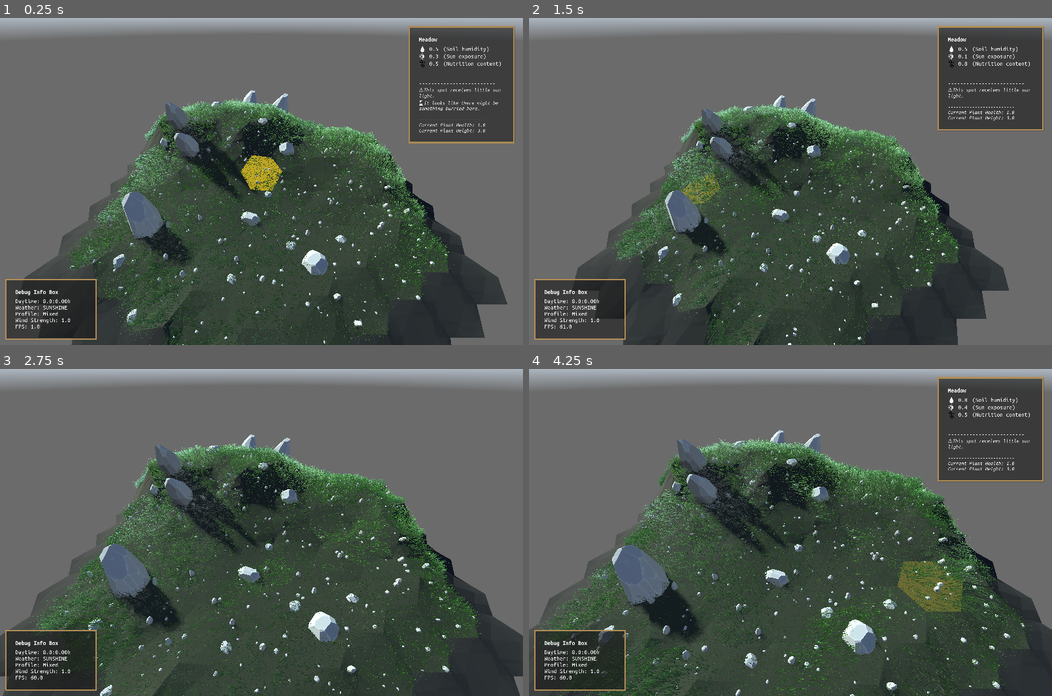
Above: before the commit, frames 1-4 (two rows, left to right).
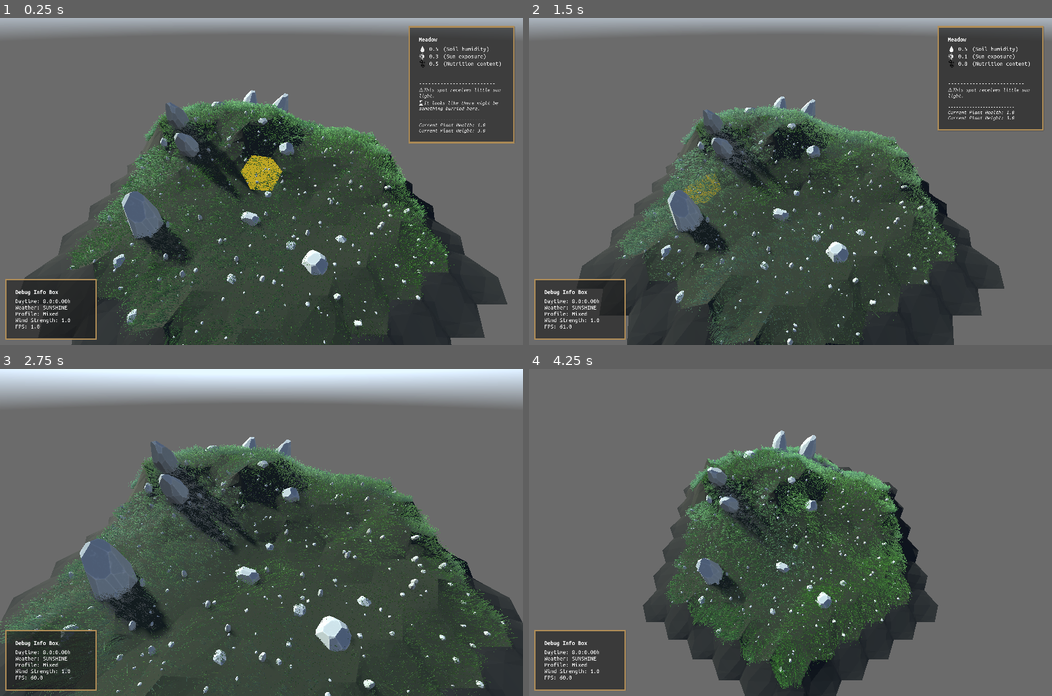
Above: after the commit, the same moments.

Repository: vincentwoelfer/hex
Game: Godot game, scene res://scenes/dev/MapGeneration.tscn
Two runs of this game, one before a commit and one after it. Both use one fixed random seed, a clock stepped at 60 frames per second and the inputs below. A sky picture missing from this copy of the repository is replaced by a grey-blue gradient.
Inputs (mouse positions are in pixels of both pictures, inside the frame that each line leads up to):
- Up to frame 1 (0.25 s): no input
- Up to frame 2 (1.5 s): move the mouse to (905, 165) at 0.52 s; hold Shift (hold_speed_up_time) 0.53-1.28 s; hold 3 (randomize_selected_tile) 0.53-1.28 s; tap Mouse wheel down (zoom_cam_backward) at 0.8, 1.35 s; move the mouse to (685, 197) at 1.27 s
- Up to frame 3 (2.75 s): tap Mouse wheel up (zoom_cam_forward) at 1.55 s; move the mouse to (313, 460) at 2.02 s; hold Shift (hold_speed_up_time) from 2.03 s (still down); hold Mouse wheel up (zoom_cam_forward) from 2.03 s (still down); tap F (rotate_cam_down, bound only after the commit) at 2.3 s
- Up to frame 4 (4.25 s): move the mouse to (764, 597) at 2.77 s; release Mouse wheel up (zoom_cam_forward) at 2.78 s; tap F (rotate_cam_down, bound only after the commit) at 2.85 s; tap R (rotate_cam_up, bound only after the commit) at 3.05 s; move the mouse to (947, 581) at 3.52 s; release Shift (hold_speed_up_time) at 3.53 s; hold R (rotate_cam_up, bound only after the commit) from 3.53 s (still down); tap 3 (randomize_selected_tile) at 3.8 s

The runs differ from the first frame. In frame 1, 0.5% of the frame differs, in the area x 16-86%, y 24-100%; in frame 2, 11%; in frame 3, 28%; in frame 4, 49%, in the area x 0-100%, y 0-100%.

Commit message:
Add cam up/down, add grass wetness

Diff:
--- a/assets/shaders/spatial/grass.gdshader
+++ b/assets/shaders/spatial/grass.gdshader
@@ -105,7 +105,7 @@
 	// Z should have no effect since grass is flat
 	vec3 vertex_model = VERTEX; // Vertex in model space before any rotations are applied
 
-	// --- Player crushing grass ---
+	// --- Player crushing grass --- -> DISABLED For now
 	// crushed_factor = 1 -> on player, max crushed
 	// float player_distance = length(global_player_position.xz - NODE_POSITION_WORLD.xz);
 	// float crushed_factor = clamp(1.0 - player_distance*player_distance*0.5, 0.0, 1.0);
@@ -195,9 +195,20 @@
 
 	// Color becomes more uniform as distance increases
 	ALBEDO = mix(mix(base_color, tip_color, 0.5)*0.5, ALBEDO, fog_factor);
+	// wetness
+	ALBEDO = mix(ALBEDO, ALBEDO * vec3(0.8), global_world_wetness);
 
 	//AO = mix(0.1, 1.0, height_factor*height_factor); // Note: This looks better but is only visible when shadows are enabled!
-	ROUGHNESS = mix(1.0, 0.3, ease_out_quartic(height_factor));
+
+	// --- ROUGHNESS ---
+	// float roughness_dry = mix(1.0, 0.5, ease_out_quartic(height_factor));
+	// float roughness_wet = mix(0.5, 0.5, ease_out_quartic(height_factor));
+	// ROUGHNESS = mix(roughness_dry, roughness_wet, global_world_wetness);
+	ROUGHNESS = mix(1.0, 0.5, ease_out_quartic(height_factor));
+
+	// --- SPECULAR ---
+	SPECULAR = mix (0.6, 0.9, global_world_wetness);
+
 	ANISOTROPY = 0.85;
 
 	// TODO
--- a/project.godot
+++ b/project.godot
@@ -81,6 +81,16 @@
 "events": [Object(InputEventKey,"resource_local_to_scene":false,"resource_name":"","device":-1,"window_id":0,"alt_press …(192 unchanged characters)…
 ]
 }
+rotate_cam_up={
+"deadzone": 0.5,
+"events": [Object(InputEventKey,"resource_local_to_scene":false,"resource_name":"","device":-1,"window_id":0,"alt_pressed":false,"shift_pressed":false,"ctrl_pressed":false,"meta_pressed":false,"pressed":false,"keycode":0,"physical_keycode":82,"key_label":0,"unicode":114,"location":0,"echo":false,"script":null)
+]
+}
+rotate_cam_down={
+"deadzone": 0.5,
+"events": [Object(InputEventKey,"resource_local_to_scene":false,"resource_name":"","device":-1,"window_id":0,"alt_pressed":false,"shift_pressed":false,"ctrl_pressed":false,"meta_pressed":false,"pressed":false,"keycode":0,"physical_keycode":70,"key_label":0,"unicode":102,"location":0,"echo":false,"script":null)
+]
+}
 zoom_cam_forward={
 "deadzone": 0.5,
 "events": [Object(InputEventMouseButton,"resource_local_to_scene":false,"resource_name":"","device":-1,"window_id":0,"a …(253 unchanged characters)…
--- a/scenes/dev/MapGeneration.tscn
+++ b/scenes/dev/MapGeneration.tscn
@@ -8,7 +8,6 @@
 [ext_resource type="PackedScene" uid="uid://i5fes5afbict" path="res://scenes/ui/TooltipPanel.tscn" id="7_molft"]
 [ext_resource type="Script" path="res://src/control-nodes/WorldLightControl.gd" id="8_4pj04"]
 [ext_resource type="PackedScene" uid="uid://b3ol067ntho4v" path="res://scenes/ui/DebugInfoPanel.tscn" id="9_1vbi7"]
-[ext_resource type="Resource" uid="uid://byof4re5jhhyy" path="res://config/weather/MixedWeatherProfile.tres" id="9_mn0qr"]
 [ext_resource type="Script" path="res://src/control-nodes/WorldTimeManager.gd" id="9_pfdia"]
 [ext_resource type="PackedScene" uid="uid://gefdglv0vl5e" path="res://scenes/control-nodes/WeatherControl.tscn" id="9_ukl4i"]
 [ext_resource type="PackedScene" uid="uid://dfndyapevvb2g" path="res://dev-utility/USE_THIS_HexConstantsModifier.tscn" id="12_e2267"]
@@ -62,7 +61,6 @@
 
 [node name="WeatherControl" parent="." instance=ExtResource("9_ukl4i")]
 unique_name_in_owner = true
-weather_profile = ExtResource("9_mn0qr")
 
 [node name="WorldTimeManager" type="Node" parent="."]
 unique_name_in_owner = true
--- a/src/CameraController.gd
+++ b/src/CameraController.gd
@@ -5,6 +5,8 @@
 # Export parameters
 var horizontalDistance: float = 6.0
 var height: float = 5.0
+var height_min: float = 1.5
+var height_max: float = 13.0
 var currZoom: float = 5.0
 var zoomTarget: float = currZoom
 # higher value = further away
@@ -19,7 +21,7 @@
 
 var speed: float = 14
 var rotationLerpSpeed: float = 7.0
-var lerpSpeed: float = 8.0 # almost instant
+var lerpSpeed: float = 8.5 # almost instant, otherwise camera control feels sluggish
 
 # Called when the node enters the scene tree for the first time.
 func _ready() -> void:
@@ -29,17 +31,29 @@
 	actual_curr_rotation = compute_target_forward_angle(orientation)
 
 func _input(event: InputEvent) -> void:
+	# Rotate
 	if event.is_action_pressed("rotate_cam_left"):
 		orientation = (orientation + 6 - 1) % 6
 	if event.is_action_pressed("rotate_cam_right"):
 		orientation = (orientation + 6 + 1) % 6
 
 	# Zoom
+	var zoom_speed := 0.3
 	if Input.is_action_pressed("zoom_cam_forward"):
-		zoomTarget -= 0.25
+		zoomTarget -= zoom_speed
 	if Input.is_action_pressed("zoom_cam_backward"):
-		zoomTarget += 0.25
+		zoomTarget += zoom_speed
 	zoomTarget = clampf(zoomTarget, zoom_min, zoom_max)
+
+func updateContinuousInputs(delta: float) -> void:
+	# Up / Down
+	var height_speed := 9.0
+	if Input.is_action_pressed("rotate_cam_up"):
+		height += height_speed * delta
+	if Input.is_action_pressed("rotate_cam_down"):
+		height -= height_speed * delta
+	height = clampf(height, height_min, height_max)
+
 
 func getInputVec() -> Vector3:
 	var inputDir := Vector3.ZERO
@@ -54,28 +68,10 @@
 	return inputDir.normalized()
 
 
-func raycast_into_world() -> Dictionary:
-	var mouse_pos := get_viewport().get_mouse_position()
-	var ray_origin: Vector3 = self.project_ray_origin(mouse_pos)
-	var ray_direction: Vector3 = self.project_ray_normal(mouse_pos)
-
-	var ray_query := PhysicsRayQueryParameters3D.create(ray_origin, ray_origin + ray_direction * 1000.0)
-	ray_query.collide_with_areas = true
-
-	var space_state := get_world_3d().direct_space_state
-	var result := space_state.intersect_ray(ray_query)
-	return result
-
-
-func compute_target_forward_angle(orientation_: float) -> float:
-	# Default Orientation = 1 -> Forward = -Z , this is archived with 90° into sin/cos
-	# Thats why we subtract 90°
-	var target_forward_angle := deg_to_rad((60.0 * orientation_ + 30.0) - 90.0) # Actually forward
-	return target_forward_angle
-
-
 # Called every frame. 'delta' is the elapsed time since the previous frame.
 func _process(delta: float) -> void:
+	updateContinuousInputs(delta)
+
 	currZoom = lerpf(currZoom, zoomTarget, rotationLerpSpeed * delta)
 
 	var target_forward_angle := compute_target_forward_angle(orientation)
@@ -125,3 +121,23 @@
 
 	debugSphere.mesh = DebugShapes3D.create_sphere(r, Color.RED)
 	debugSphere.global_transform.origin = location
+
+
+func raycast_into_world() -> Dictionary:
+	var mouse_pos := get_viewport().get_mouse_position()
+	var ray_origin: Vector3 = self.project_ray_origin(mouse_pos)
+	var ray_direction: Vector3 = self.project_ray_normal(mouse_pos)
+
+	var ray_query := PhysicsRayQueryParameters3D.create(ray_origin, ray_origin + ray_direction * 1000.0)
+	ray_query.collide_with_areas = true
+
+	var space_state := get_world_3d().direct_space_state
+	var result := space_state.intersect_ray(ray_query)
+	return result
+
+
+func compute_target_forward_angle(orientation_: float) -> float:
+	# Default Orientation = 1 -> Forward = -Z , this is archived with 90° into sin/cos
+	# Thats why we subtract 90°
+	var target_forward_angle := deg_to_rad((60.0 * orientation_ + 30.0) - 90.0) # Actually forward
+	return target_forward_angle
--- a/src/autoload/EventBus.gd
+++ b/src/autoload/EventBus.gd
@@ -29,6 +29,8 @@
 signal Signal_TriggerWeatherChange() # Manual trigger for debugging, not intended for broadcasting
 signal Signal_WeatherChanged(new_weather: WeatherControl.WeatherType) # For broadcasting
 
+var wet := 0.0
+
 func _ready() -> void:
 	# Connect signals here to enable logging functions below.
 	# Actual signal connection is done in the code catching the signal like this:
@@ -58,6 +60,11 @@
 
 		if event.is_action_pressed("randomize_selected_tile"):
 			Signal_randomizeSelectedTile.emit()
+			if wet == 0.0:
+				wet = 1.0
+			else:
+				wet = 0.0
+			RenderingServer.global_shader_parameter_set("global_world_wetness", wet)
 
 		if event.is_action_pressed("hold_speed_up_time"):
 			Signal_ToggleSpeedUpTime.emit()
Not shown: 1 places in scenes/dev/MapGeneration.tscn that only renumber resources
